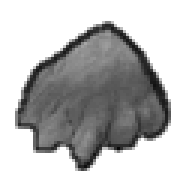
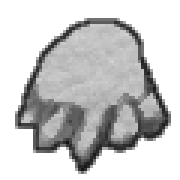
Comparing the layer stacks of the two 180 x 180 images. Changes:
added layer "snow line" above "snow" over [15, 18, 171, 174]
added layer "snow" above "line" over [18, 21, 162, 156]
hid "line", painted on it over [15, 21, 171, 174]
painted on "Pasted Layer" over [141, 54, 171, 123]
